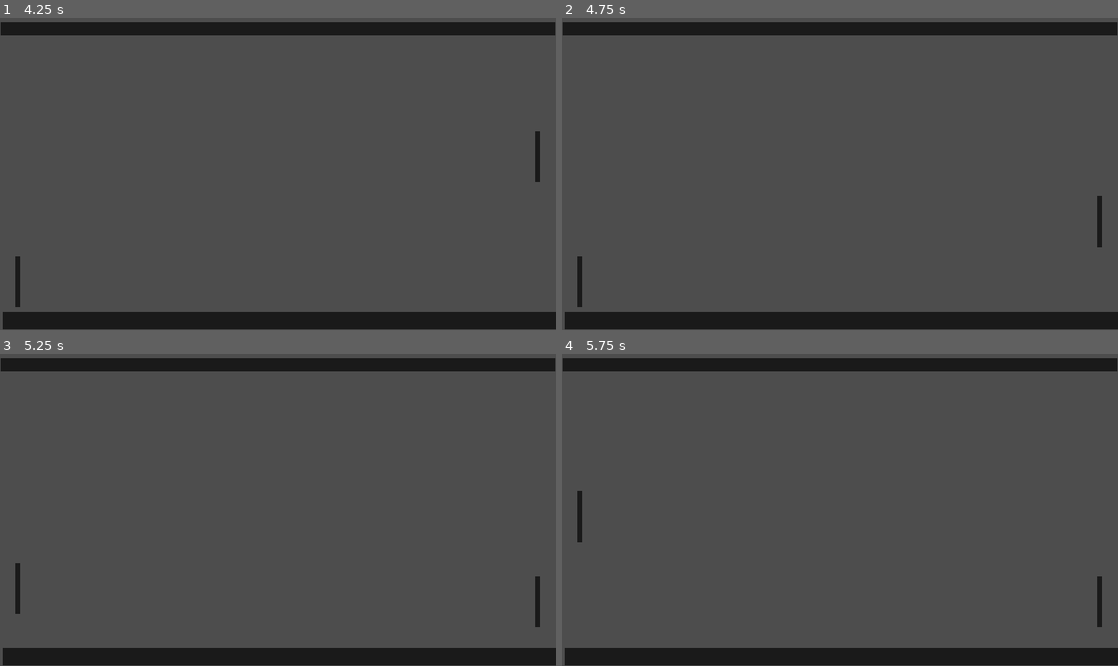
Above: before the commit, frames 1-4 (two rows, left to right).
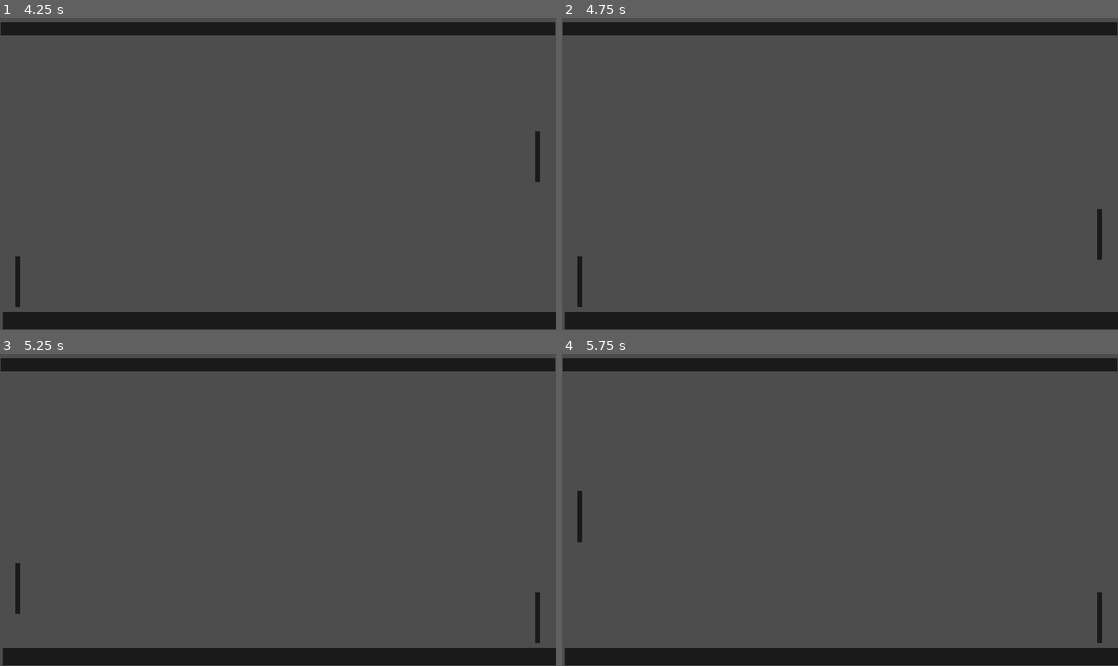
Above: after the commit, the same moments.

Repository: thavalakuzhyStudios/pong_game
Game: Godot game, scene res://main.tscn
The game is run twice, just before and just after one commit, with the same random seed, the same clock (stepped at 60 frames per second) and the same inputs. The project has no main scene, so this scene is started directly.
Inputs (mouse positions are in pixels of both pictures, inside the frame that each line leads up to):
- Up to frame 1 (4.25 s): move the mouse to (250, 236) at 0.52 s; hold W (left_bat_up) 0.53-2.03 s; move the mouse to (444, 220) at 1.27 s; move the mouse to (111, 127) at 2.02 s; hold S (left_bat_down) from 2.03 s (still down); move the mouse to (305, 174) at 2.77 s; move the mouse to (194, 96) at 3.52 s
- Up to frame 2 (4.75 s): tap Enter at 4.25 s; move the mouse to (962, 158) at 4.27 s; release S (left_bat_down) at 4.28 s; hold Down (right_bat_down) from 4.28 s (still down)
- Up to frame 3 (5.25 s): move the mouse to (166, 525) at 5.02 s; release Down (right_bat_down) at 5.03 s; hold W (left_bat_up) from 5.03 s (still down)
- Up to frame 4 (5.75 s): keep holding W (left_bat_up)

Frame 1 is identical in both runs. In frame 2, less than 0.1% of the frame differs, in the area x 96-98%, y 57-78%; in frame 3, less than 0.1%, in the area x 96-98%, y 71-93%; in frame 4, less than 0.1%.

Commit message:
tried mouse movement input, sucked, reverted to keyboard for now

Diff:
--- a/left_bat.gd
+++ b/left_bat.gd
@@ -24,7 +24,7 @@
 
 func _on_body_entered(body: Node2D) -> void:
 	left_hit.emit()
-	print('Left')
+	speed += 1
 	$CollisionShape2D.set_deferred("disabled", true)
 	$collision_corr.start()
 
--- a/right_bat.gd
+++ b/right_bat.gd
@@ -3,6 +3,7 @@
 var speed = 5
 var direction = Vector2(0,0)
 var screen_size
+#var mouse_velocity_ent # for mouse input
 
 signal right_hit
 
@@ -10,7 +11,15 @@
 	screen_size = get_viewport_rect().size
 	screen_size.y -= 100
 
-func _process(delta):
+# for mouse input
+#func _input(event: InputEvent) -> void:
+	#if event is InputEventMouseMotion:
+		#var mouse_delta: Vector2 = event.relative
+		#var mouse_position: Vector2 = event.position
+		#var mouse_velocity: Vector2 = event.velocity
+		#mouse_velocity_ent = mouse_velocity
+
+func _process(_delta):
 	if Input.is_action_pressed('right_bat_up'):
 		direction = Vector2(0,-1)
 	elif Input.is_action_pressed('right_bat_down'):
@@ -22,9 +31,17 @@
 	position += velocity
 	position = position.clamp(Vector2(0,100), screen_size)
 
-func _on_body_entered(body: Node2D) -> void:
+	# for mouse input
+	#if mouse_velocity_ent:
+		#mouse_velocity_ent.x = 0
+		#mouse_velocity_ent.y *= 0.015
+		#print(mouse_velocity_ent)
+		#position += mouse_velocity_ent
+		#position = position.clamp(Vector2(0,100), screen_size)
+
+func _on_body_entered(_body: Node2D) -> void:
 	right_hit.emit()
-	print('Right')
+	speed += 1
 	$CollisionShape2D.set_deferred("disabled", true)
 	$collision_corr.start()
 
Not shown, added: main.tscn879440866.tmp
Not shown, added: main.tscn895885822.tmp
Not shown, added: main.tscn905863052.tmp
Not shown, added: main.tscn913200573.tmp
